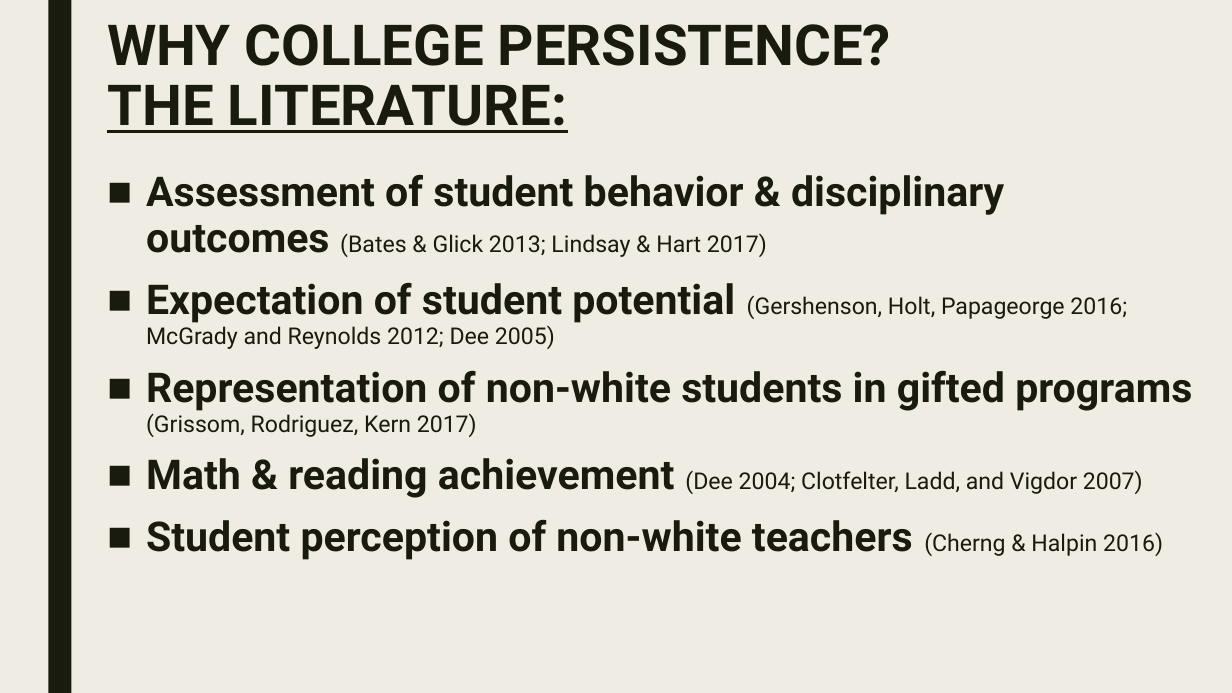
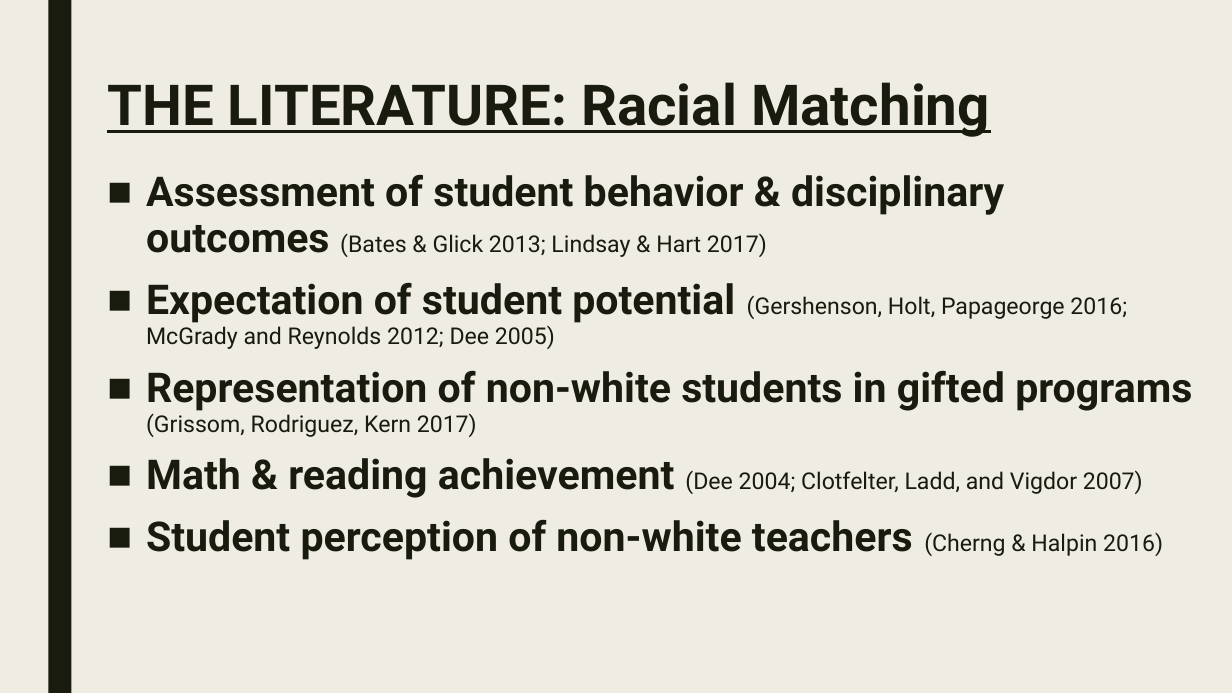
Before and after one commit to Sun-Kev/MACS30200proj, a slide deck: slide 5 of Proposal/proposal_slides.pptx. Drawn at 1232x693 pixels with LibreOffice and Linux fonts; fonts in the diff are those of the drawing. Boxes give left, top, right and bottom in pixels: in the first picture for what was removed or moved away, otherwise in the second. Text is boxed around its words. In the diff, an @@ line names an element or a change of style, - is before the commit and + after.

```diff
--- a/Proposal/proposal_slides.pptx
+++ b/Proposal/proposal_slides.pptx
@@ title at (107, 82, 990, 137): text changed @@
-WHY COLLEGE PERSISTENCE?
-THE LITERATURE:
+THE LITERATURE: Racial Matching
```
Also in this commit, not shown: 4 other slides changed, 2 slides added, 3 slides removed.
